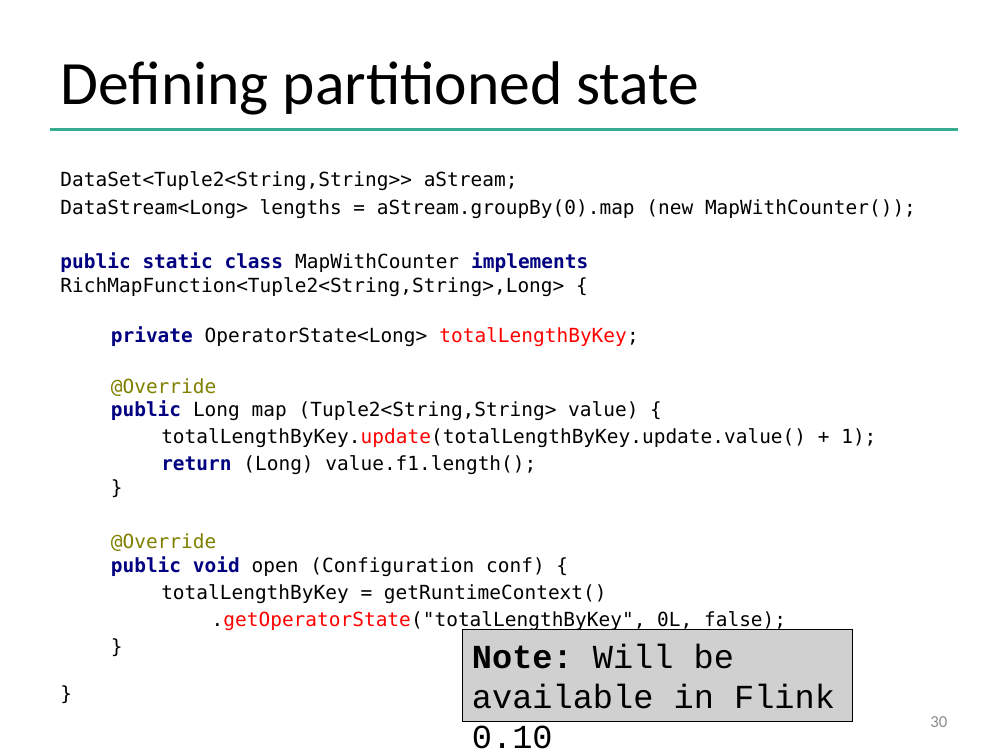
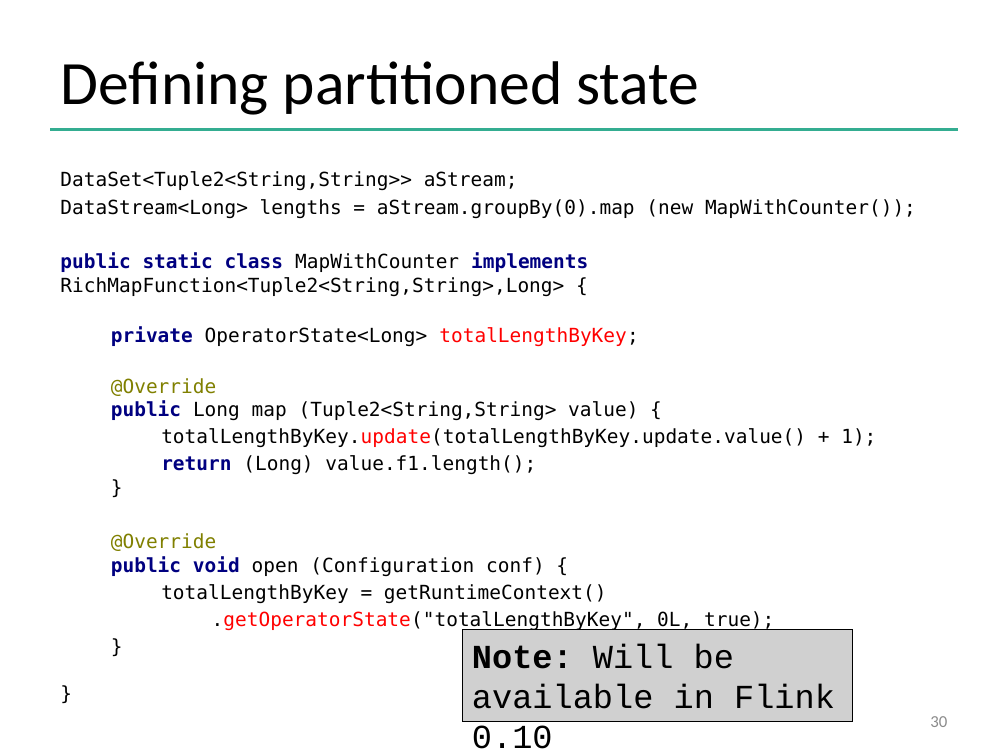
Before and after one commit to dataArtisans/flink-training-web, a slide deck: slide 30 of slides/flink_stream_advanced.pptx. Drawn at 1008x756 pixels with LibreOffice and Linux fonts; fonts in the diff are those of the drawing; grey boxes stand for pictures; background and template pictures are left out. Boxes give left, top, right and bottom in pixels: in the first picture for what was removed or moved away, otherwise in the second. Text is boxed around its words. In the diff, an @@ line names an element or a change of style, - is before the commit and + after.

Commit message:
Fixed minor issue in datastream advanced slides

```diff
--- a/slides/flink_stream_advanced.pptx
+++ b/slides/flink_stream_advanced.pptx
@@ text at (x1=212, y1=611, x2=774, y2=631): text changed @@
-.getOperatorState("totalLengthByKey", 0L, false);
+.getOperatorState("totalLengthByKey", 0L, true);
```
Also in this commit, not shown: 1 other file.
